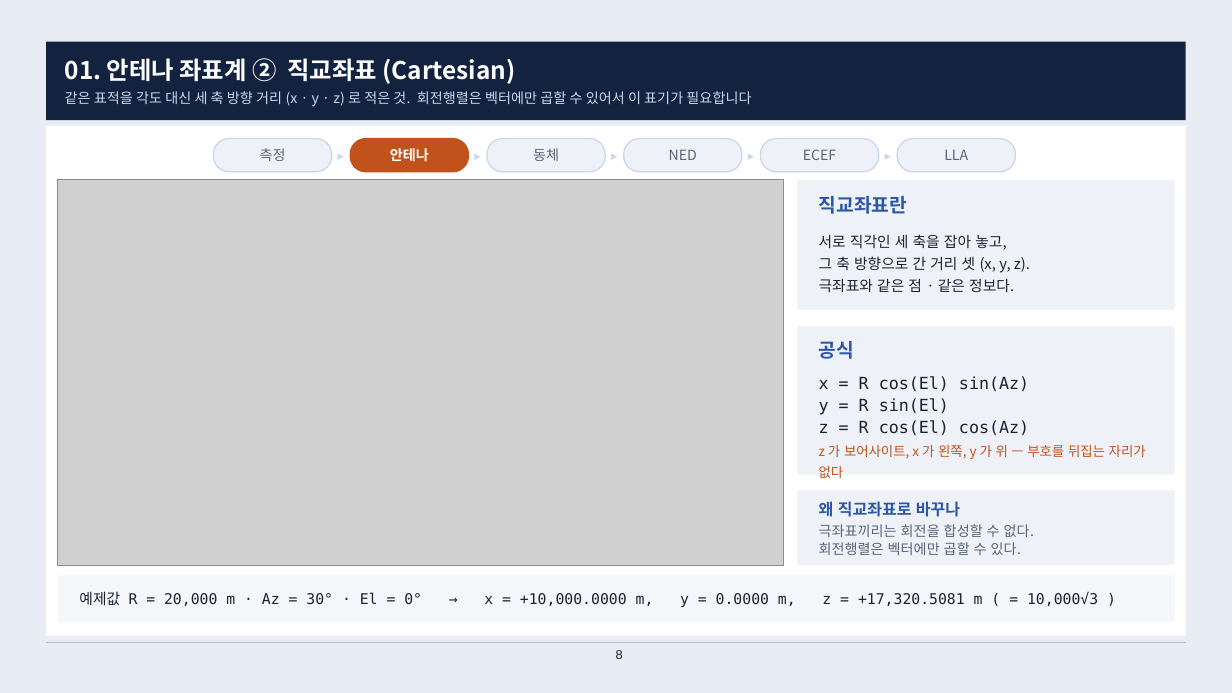
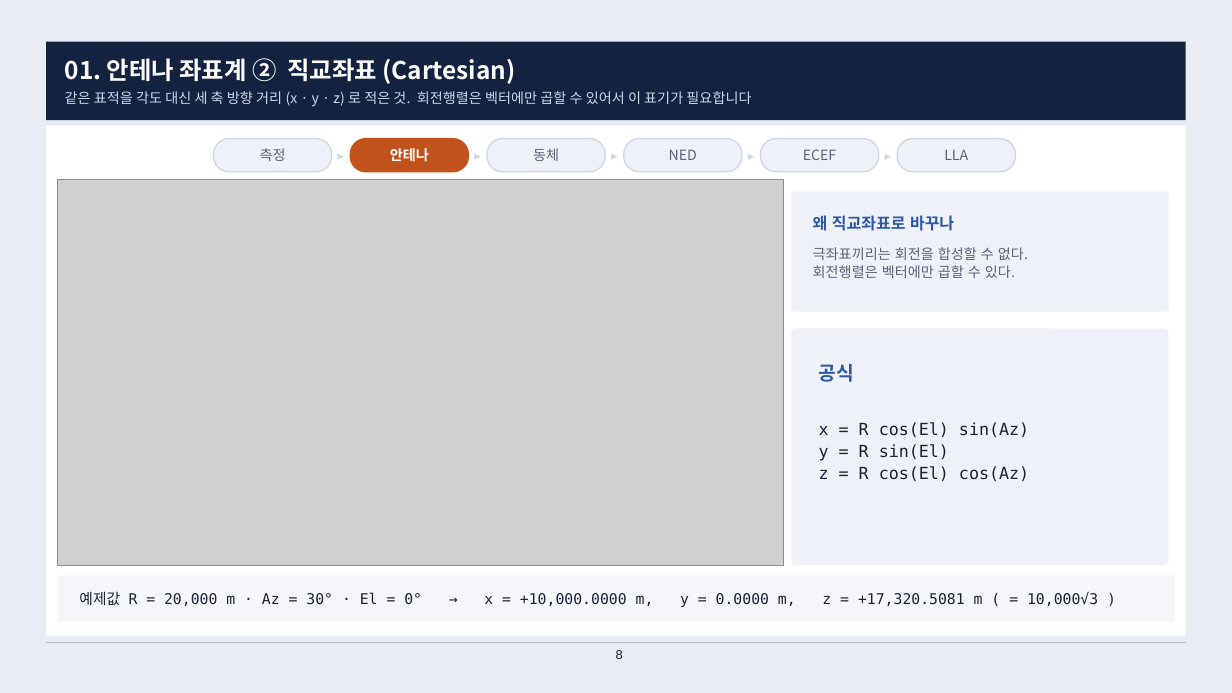
Before and after one commit to harley-hwan/radar-sw-study, a slide deck: slide 8 of Part2_CoordFrames/ref/산출물/Chapter2_coordinate_systems.pptx. Drawn at 1232x693 pixels with LibreOffice and Linux fonts; fonts in the diff are those of the drawing; grey boxes stand for pictures. Boxes give left, top, right and bottom in pixels: in the first picture for what was removed or moved away, otherwise in the second. Text is boxed around its words. In the diff, an @@ line names an element or a change of style, - is before the commit and + after.

```diff
--- a/Part2_CoordFrames/ref/산출물/Chapter2_coordinate_systems.pptx
+++ b/Part2_CoordFrames/ref/산출물/Chapter2_coordinate_systems.pptx
@@ rounded rectangle: place and size @@
-rounded rectangle at [797,179,1176,311]
+rounded rectangle at [791,191,1170,312]
@@ text "왜 직교좌표로 바꾸나": place and size @@
-text "왜 직교좌표로 바꾸나" at [819,501,960,517]
+text "왜 직교좌표로 바꾸나" at [813,215,954,231]
@@ text removed at [819,196,907,214] @@
-직교좌표란
@@ text removed at [819,234,1030,292] @@
-서로 직각인 세 축을 잡아 놓고,
-그 축 방향으로 간 거리 셋 (x, y, z).
-극좌표와 같은 점 · 같은 정보다.
@@ text "극좌표끼리는 회전을 합성할 수 없다.": place and size @@
-text "극좌표끼리는 회전을 합성할 수 없다." at [819,524,1034,555]
+text "극좌표끼리는 회전을 합성할 수 없다." at [813,247,1028,278]
@@ rounded rectangle: place and size @@
-rounded rectangle at [797,325,1176,475]
+rounded rectangle at [791,328,1170,567]
@@ text "공식": place and size @@
-text "공식" at [819,341,854,359]
+text "공식" at [819,364,854,382]
@@ text "x = R cos(El) sin(Az)": place and size @@
-text "x = R cos(El) sin(Az)" at [819,376,1146,478]
+text "x = R cos(El) sin(Az)" at [819,422,1029,481]
@@ text at [819,445,1146,478]: paragraph removed @@
-z 가 보어사이트, x 가 왼쪽, y 가 위 — 부호를 뒤집는 자리가 없다
@@ rounded rectangle removed at [797,490,1176,566] @@
```
Also in this commit, not shown: 13 other slides changed, 7 slides added, 4 slides removed, 11 other files.
